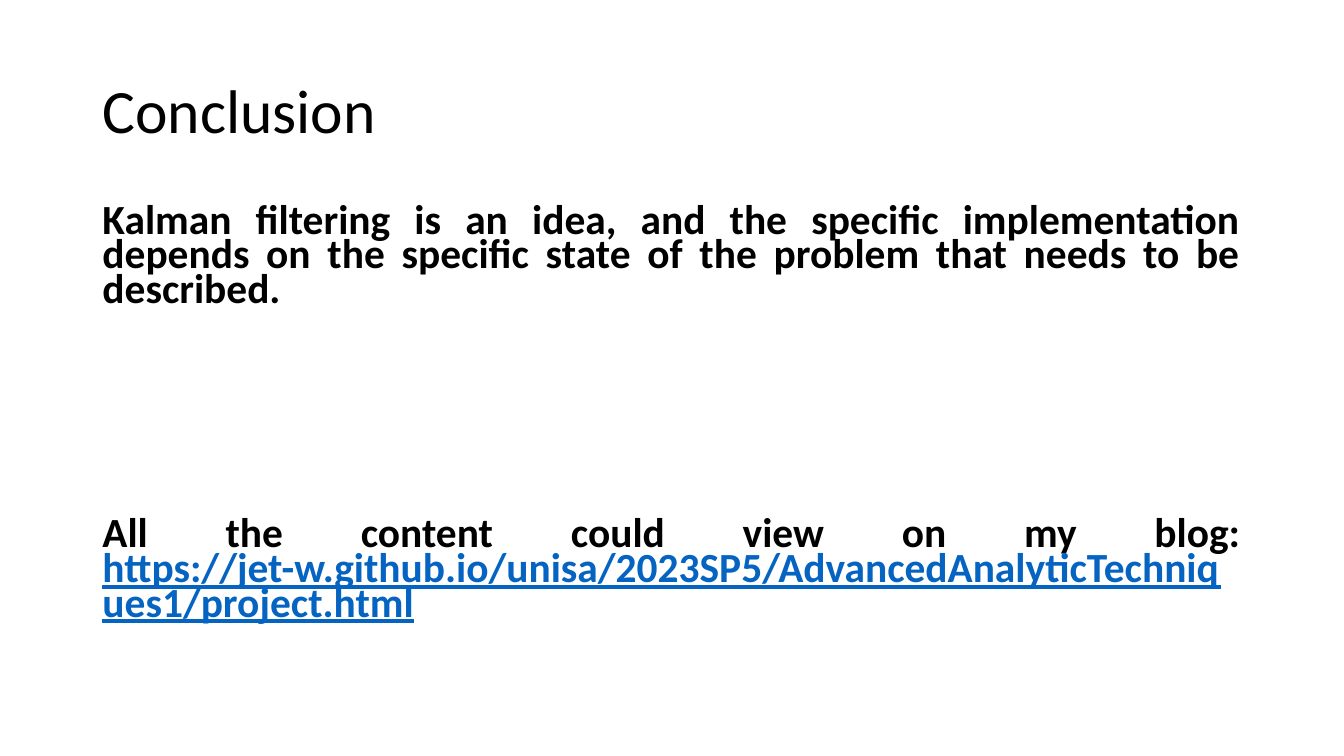
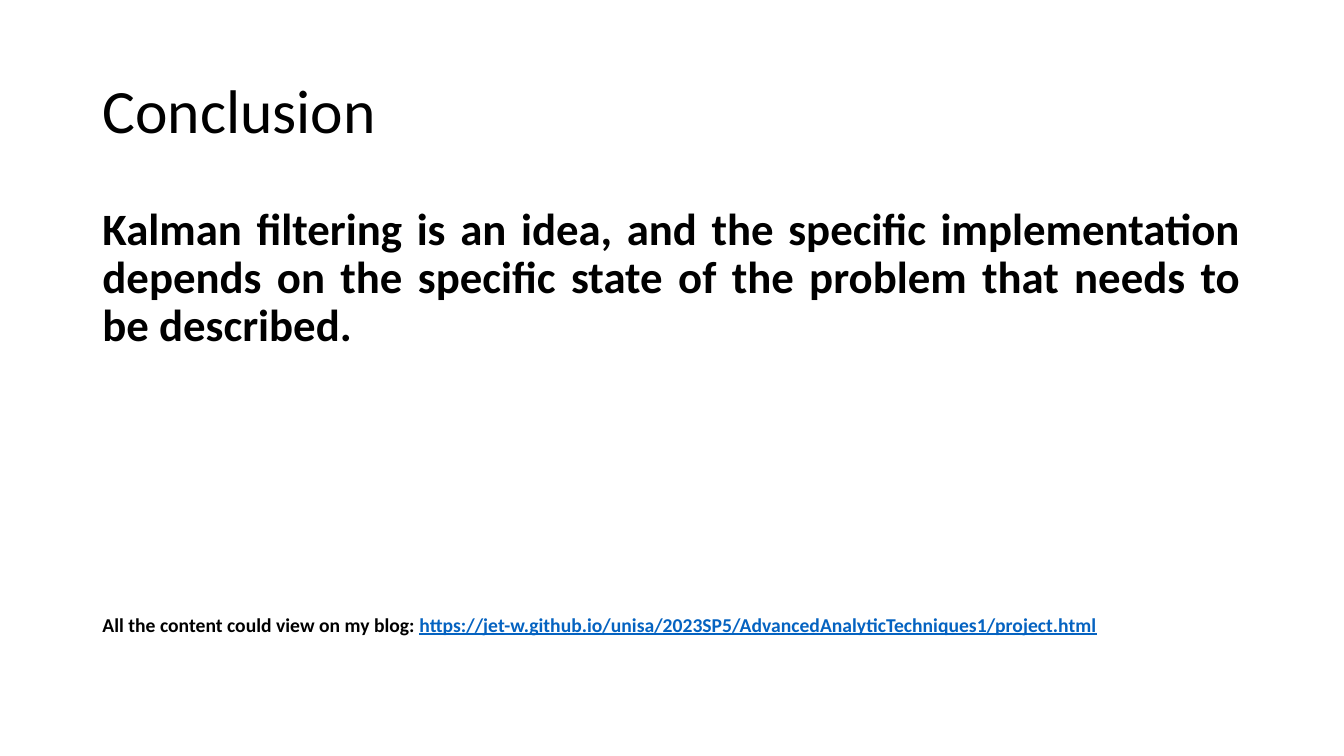
Before and after one commit to jet-w/jet-w.blog, a slide deck: slide 15 of src/.vuepress/public/data/unisa/AdvancedAnalytic1/project/Kalman Filter.pptx (slide 12 before the commit). Drawn at 1344x756 pixels with LibreOffice and Linux fonts; fonts in the diff are those of the drawing. Boxes give left, top, right and bottom in pixels: in the first picture for what was removed or moved away, otherwise in the second. Text is boxed around its words. In the diff, an @@ line names an element or a change of style, - is before the commit and + after.

```diff
--- a/src/.vuepress/public/data/unisa/AdvancedAnalytic1/project/Kalman Filter.pptx
+++ b/src/.vuepress/public/data/unisa/AdvancedAnalytic1/project/Kalman Filter.pptx
@@ text "Kalman filtering is an idea, ..." at [102, 213, 1240, 636]: size 29.6 to 32 pt in "Kalman filtering is an idea, and the ..."; size 29.6 to 14 pt in "All the content could view on my ..."; line spacing 0.7 to 0.9 @@
```
Also in this commit, not shown: 3 other slides changed, 3 slides added, 1 other file.
